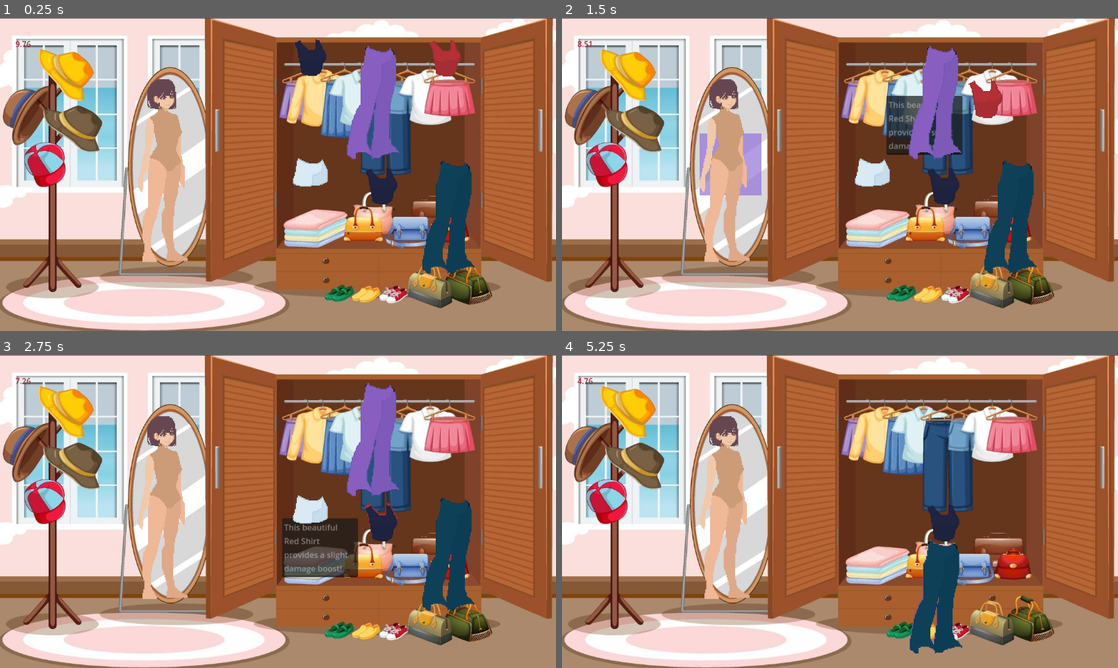
Above: before the commit, frames 1-4 (two rows, left to right).
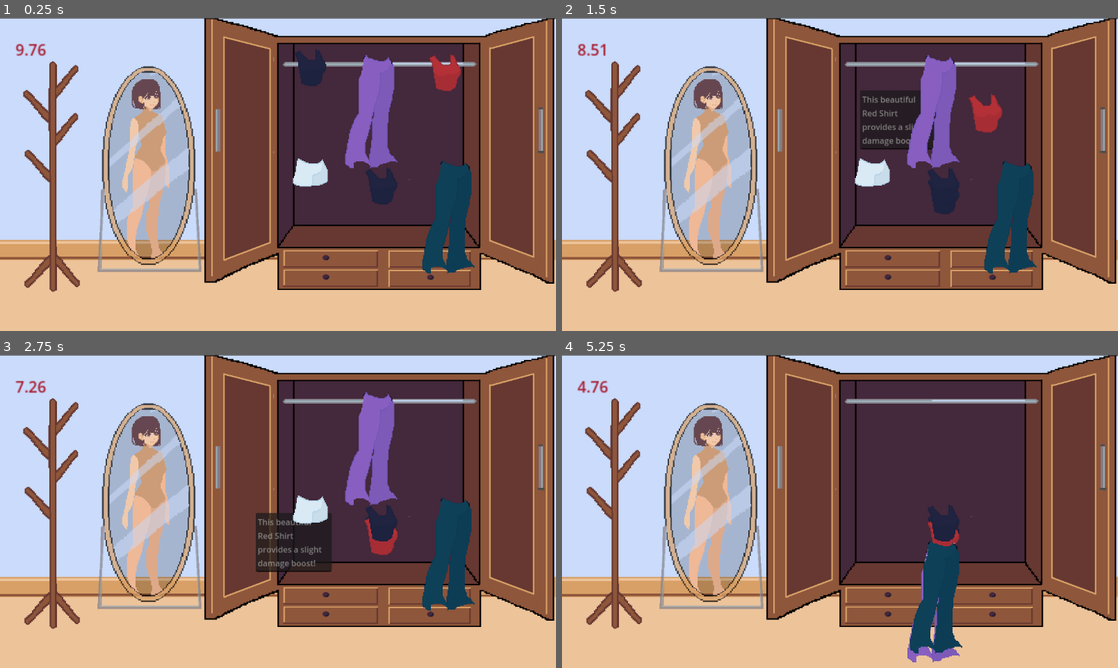
Above: after the commit, the same moments.

Repository: tyler-ross26/Dress-To-Aggress
Game: Godot game, scene res://Scenes/DressUp.tscn
Same seed, same stepped clock (60 frames per second), same inputs: the game is played once before the commit and once after it.
Inputs (mouse positions are in pixels of both pictures, inside the frame that each line leads up to):
- Up to frame 1 (0.25 s): no input
- Up to frame 2 (1.5 s): tap Enter at 0.5 s; drag from (873, 89) to (945, 221) at 0.52 s; drag from (1006, 93) to (945, 218) at 1.27 s
- Up to frame 3 (2.75 s): move the mouse to (383, 558) at 2.02 s; hold D (Key_D) from 2.03 s (still down); click (383, 558) at 2.17 s; tap Space (Space) at 2.3 s
- Up to frame 4 (5.25 s): release D (Key_D) at 2.75 s; tap Space (Space) at 2.75 s; drag from (945, 398) to (945, 558) at 2.77 s; drag from (878, 511) to (945, 558) at 3.52 s; drag from (1017, 514) to (945, 558) at 4.27 s; move the mouse to (867, 511) at 5.02 s; hold Space (Space) from 5.03 s (still down); click (867, 511) at 5.17 s

The runs differ from the first frame. In frame 1, 85% of the frame differs, in the area x 0-100%, y 0-100%; in frame 2, 85%; in frame 3, 85%; in frame 4, 87%.

Commit message:
imported new background

Diff:
--- a/Scenes/DressUp.tscn
+++ b/Scenes/DressUp.tscn
@@ -1,9 +1,10 @@
-[gd_scene load_steps=9 format=3 uid="uid://b1fc1024thyov"]
+[gd_scene load_steps=10 format=3 uid="uid://b1fc1024thyov"]
 
 [ext_resource type="Script" uid="uid://b7amrd0viad8a" path="res://Scenes/drag_interaction_provider.gd" id="1_aqk2v"]
-[ext_resource type="Texture2D" uid="uid://xslp5k44t814" path="res://Assets/Sprites/dress-up-room.jpg" id="1_fj7yv"]
+[ext_resource type="Texture2D" uid="uid://bbxoj2kdkx4qj" path="res://Assets/Sprites/BackgroundLayer.png" id="2_6bvah"]
 [ext_resource type="PackedScene" uid="uid://cvacyegnnbes0" path="res://Scenes/object.tscn" id="2_tlwt5"]
 [ext_resource type="PackedScene" uid="uid://cnlqn7i6s4r" path="res://Scenes/platform.tscn" id="3_tlwt5"]
+[ext_resource type="Texture2D" uid="uid://bwk3nqn71sejv" path="res://Assets/Sprites/mirrorLayer.png" id="4_a1r1u"]
 [ext_resource type="Texture2D" uid="uid://bxsk4wbibm2yg" path="res://Assets/Sprites/Model1.png" id="5_icb47"]
 [ext_resource type="Resource" uid="uid://c4w8betwkiqn6" path="res://Assets/Resources/bluePants.tres" id="6_c28ve"]
 [ext_resource type="PackedScene" uid="uid://dfp7lwjhqnn0k" path="res://Scenes/dressup_timer.tscn" id="8_6bvah"]
@@ -18,13 +19,20 @@
 
 [node name="Camera2D" type="Camera2D" parent="."]
 
-[node name="Sprite2D" type="Sprite2D" parent="."]
+[node name="Background" type="Sprite2D" parent="."]
 position = Vector2(-1, 2.99999)
 scale = Vector2(0.765563, 0.665306)
-texture = ExtResource("1_fj7yv")
+texture = ExtResource("2_6bvah")
+
+[node name="Model1" type="Sprite2D" parent="."]
+texture_filter = 1
+position = Vector2(-259, -19)
+scale = Vector2(2, 2)
+texture = ExtResource("5_icb47")
 
 [node name="Platform" parent="." instance=ExtResource("3_tlwt5")]
-position = Vector2(-227, -21)
+position = Vector2(-259, -21)
+scale = Vector2(1, 2)
 
 [node name="StaticBody2D" type="StaticBody2D" parent="."]
 
@@ -32,23 +40,29 @@
 position = Vector2(-0.5, 300)
 shape = SubResource("RectangleShape2D_aqk2v")
 
-[node name="Model1" type="Sprite2D" parent="."]
-texture_filter = 1
-position = Vector2(-227, -19)
-scale = Vector2(2, 2)
-texture = ExtResource("5_icb47")
+[node name="randomShirt" parent="." instance=ExtResource("2_tlwt5")]
+position = Vector2(72, -151)
 
-[node name="randomShirt" parent="." instance=ExtResource("2_tlwt5")]
-position = Vector2(72, -172)
+[node name="TextEdit" parent="randomShirt" index="2"]
+offset_top = -115.0
+offset_bottom = -15.0
 
 [node name="randomShirt3" parent="." instance=ExtResource("2_tlwt5")]
-position = Vector2(351, -171)
+position = Vector2(351, -141)
+
+[node name="TextEdit" parent="randomShirt3" index="2"]
+offset_top = -115.0
+offset_bottom = -15.0
 
 [node name="randomShirt2" parent="." instance=ExtResource("2_tlwt5")]
 position = Vector2(219, 94)
 
+[node name="TextEdit" parent="randomShirt2" index="2"]
+offset_top = -115.0
+offset_bottom = -15.0
+
 [node name="randomPants" parent="." instance=ExtResource("2_tlwt5")]
-position = Vector2(217, -232)
+position = Vector2(213, -213)
 current_wearable = ExtResource("6_c28ve")
 
 [node name="randomPants2" parent="." instance=ExtResource("2_tlwt5")]
@@ -59,6 +73,16 @@
 position = Vector2(373, 5)
 current_wearable = ExtResource("6_c28ve")
 
+[node name="Mirror" type="Sprite2D" parent="."]
+position = Vector2(-1, 2.99999)
+scale = Vector2(0.765563, 0.665306)
+texture = ExtResource("4_a1r1u")
+
 [node name="Dressup Timer" parent="." instance=ExtResource("8_6bvah")]
 modulate = Color(0.662085, 0.11511, 0.191862, 1)
 position = Vector2(-544, -282)
+scale = Vector2(2, 2)
+
+[editable path="randomShirt"]
+[editable path="randomShirt3"]
+[editable path="randomShirt2"]
--- a/Scenes/object.gd
+++ b/Scenes/object.gd
@@ -99,7 +99,7 @@
 	if (body.is_in_group('dropable') and platforms < 1):
 		platforms += 1
 		is_inside_dropable = true
-		body.modulate = Color(Color.REBECCA_PURPLE, 1)
+		body.modulate = Color(Color.REBECCA_PURPLE, 0.2)
 		body_ref = body
 
 
@@ -107,4 +107,4 @@
 	if body.is_in_group('dropable') and platforms == 1:
 		platforms -= 1
 		is_inside_dropable = false
-		body.modulate  = Color(Color.MEDIUM_PURPLE, 0.7)
+		body.modulate  = Color(Color.MEDIUM_PURPLE, 0.0)
--- a/Scenes/object.tscn
+++ b/Scenes/object.tscn
@@ -21,9 +21,9 @@
 shape = SubResource("RectangleShape2D_dwaef")
 
 [node name="TextEdit" type="TextEdit" parent="."]
-offset_left = -200.0
+offset_left = -252.0
 offset_top = -76.0
-offset_right = -50.0
+offset_right = -102.0
 offset_bottom = 24.0
 editable = false
 context_menu_enabled = false
--- a/Scenes/platform.gd
+++ b/Scenes/platform.gd
@@ -1,7 +1,7 @@
 extends StaticBody2D
 
 func _ready():
-	modulate = Color(Color.MEDIUM_PURPLE, 0.7)
+	modulate = Color(Color.MEDIUM_PURPLE, 0.0)
 
 func _process(delta):
 	if global.is_dragging:
Not shown, changed: Assets/OutfitSaveFile.txt
Binary file added: Assets/Sprites/BackgroundLayer.png
Not shown, added: Assets/Sprites/BackgroundLayer.png.import
Binary file added: Assets/Sprites/mirrorLayer.png
Not shown, added: Assets/Sprites/mirrorLayer.png.import
